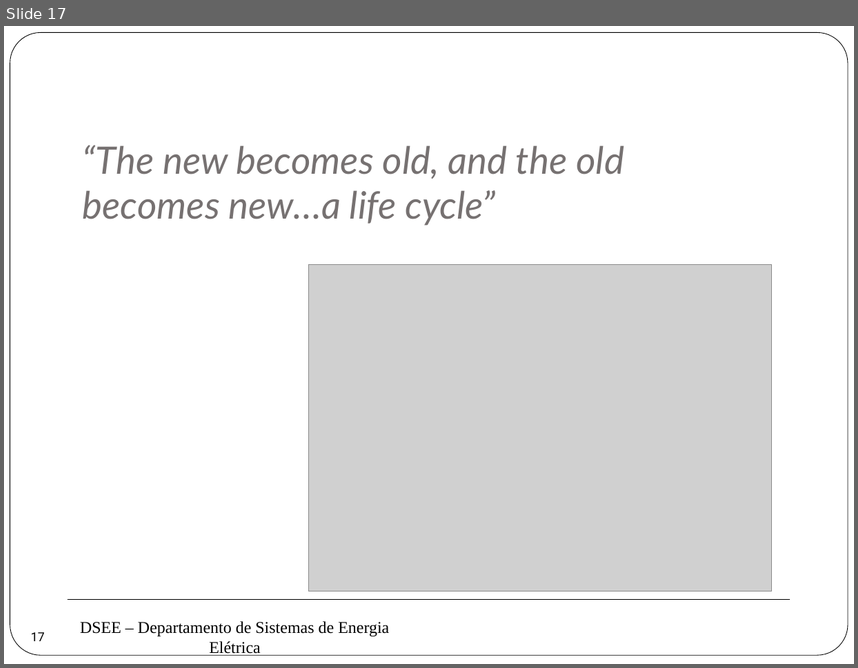
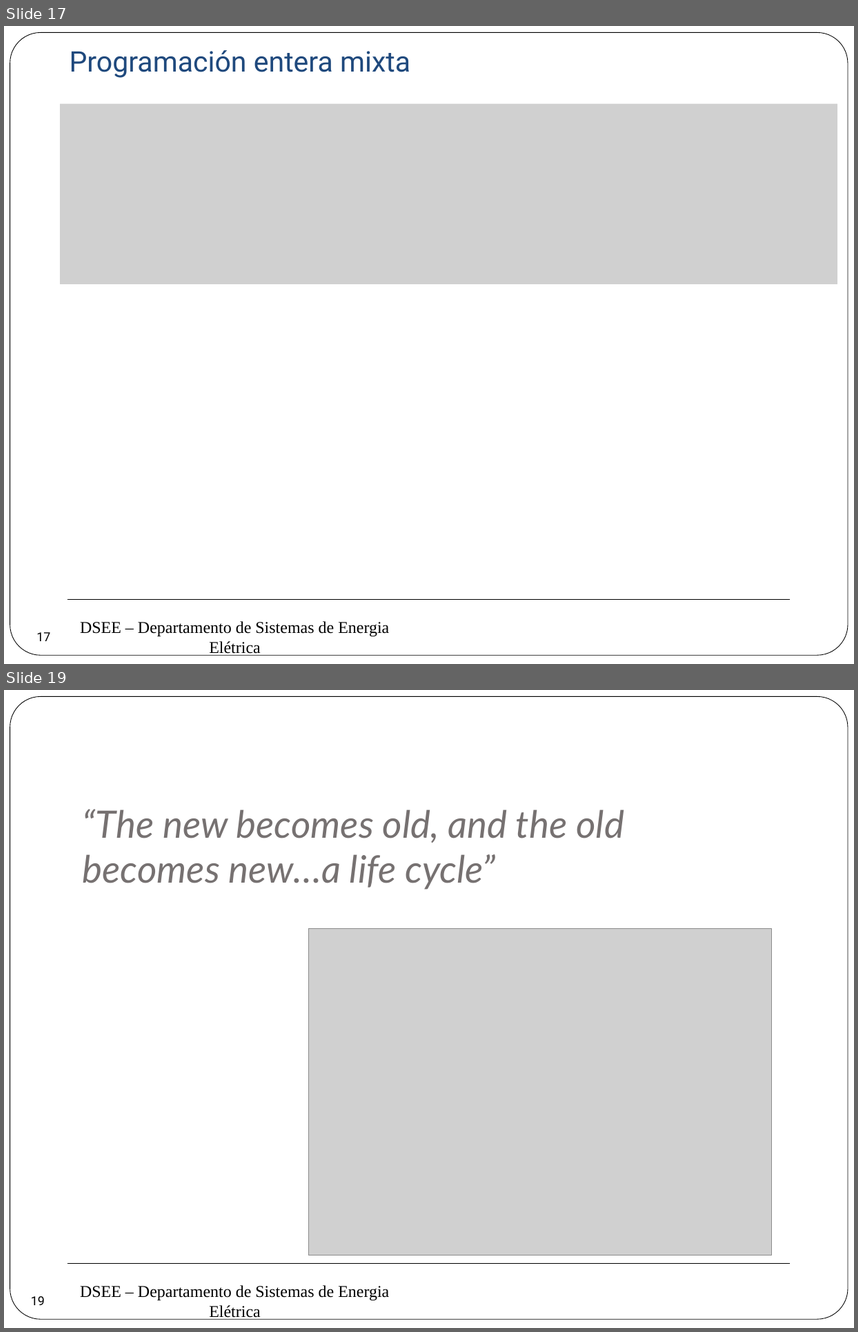
Before and after one commit to erikfilias/Power-Systems-Optimization-using-Julia-Language, a slide deck: 1. Lectures/Introducción a la Optimización aplicada a Sistemas de Energía Eléctrica/Dia 1/4. Programación Lineal (2).pptx. Shown one above the other, each under a label of ours: slide 17 before the commit, slides 17 and 19 after it; the slides between them are not shown. The pictures are 858x668 and 858x1332 pixels, drawn with LibreOffice and Linux fonts; fonts in the diff are those of the drawing; grey boxes stand for pictures; background and template pictures are left out. Boxes give left, top, right and bottom in pixels: in the first picture for what was removed or moved away, otherwise in the second. Text is boxed around its words. In the diff, an @@ line names an element or a change of style, - is before the commit and + after.

```diff
--- a/1. Lectures/Introducción a la Optimización aplicada a Sistemas de Energía Eléctrica/Dia 1/4. Programación Lineal (2).pptx
+++ b/1. Lectures/Introducción a la Optimización aplicada a Sistemas de Energía Eléctrica/Dia 1/4. Programación Lineal (2).pptx
@@ slide 17 added at (x1=4, y1=26, x2=854, y2=664), background #FFFFFF; not listed: 3 template elements that a slide beside it also shows @@
@@ text added at (x1=70, y1=50, x2=410, y2=78), 24 pt, text #1F497D @@
+Programación entera mixta
@@ picture added at (x1=60, y1=104, x2=838, y2=285) @@
@@ page number added at (x1=27, y1=620, x2=60, y2=653), 10.5 pt, text #000000 @@
+17
@@ what was slide 17 is now slide 19 @@
@@ page number at (x1=31, y1=1296, x2=45, y2=1305): text changed @@
-17
+19
```
Also in this commit, not shown: 1 slide changed, 1 other slide added.
